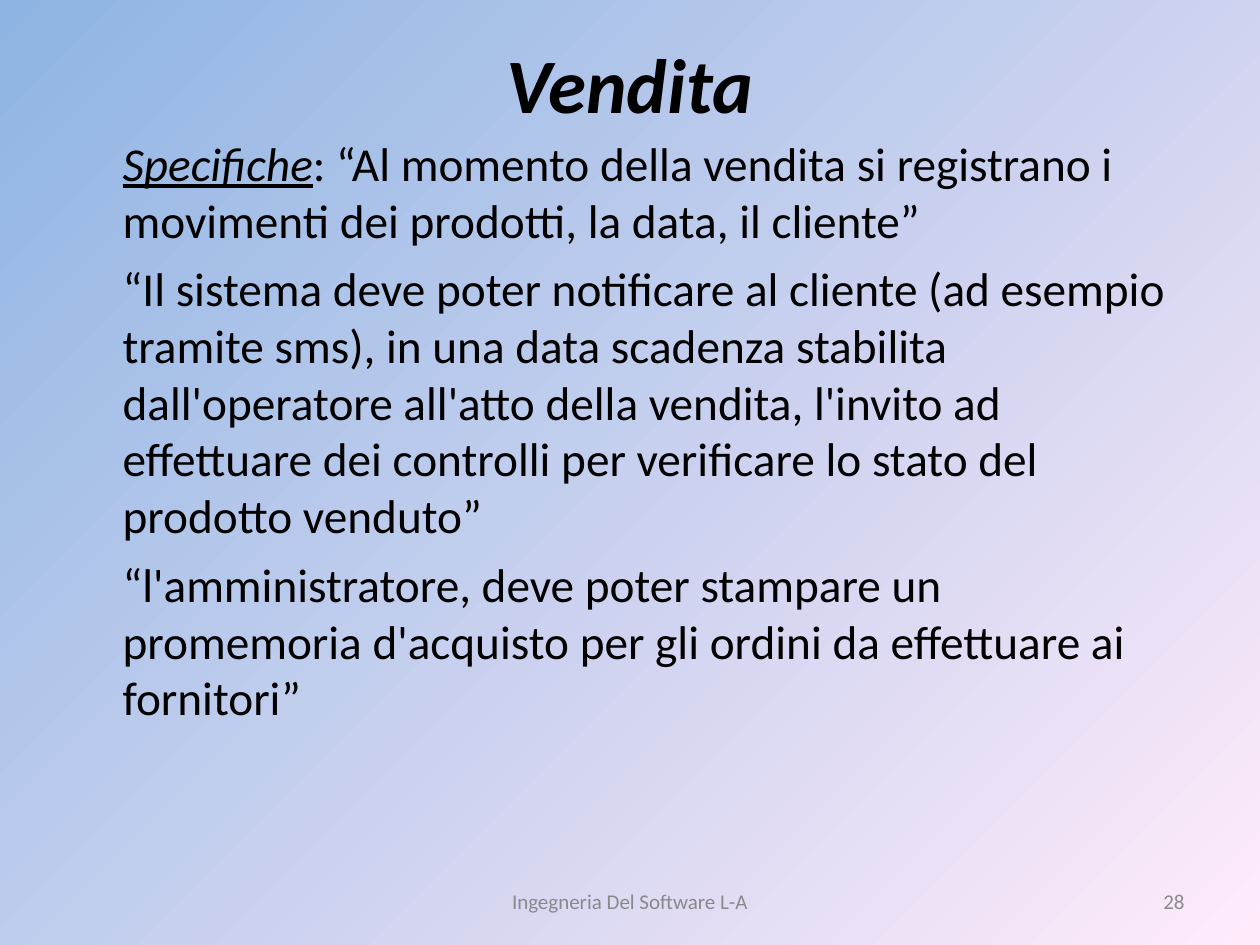
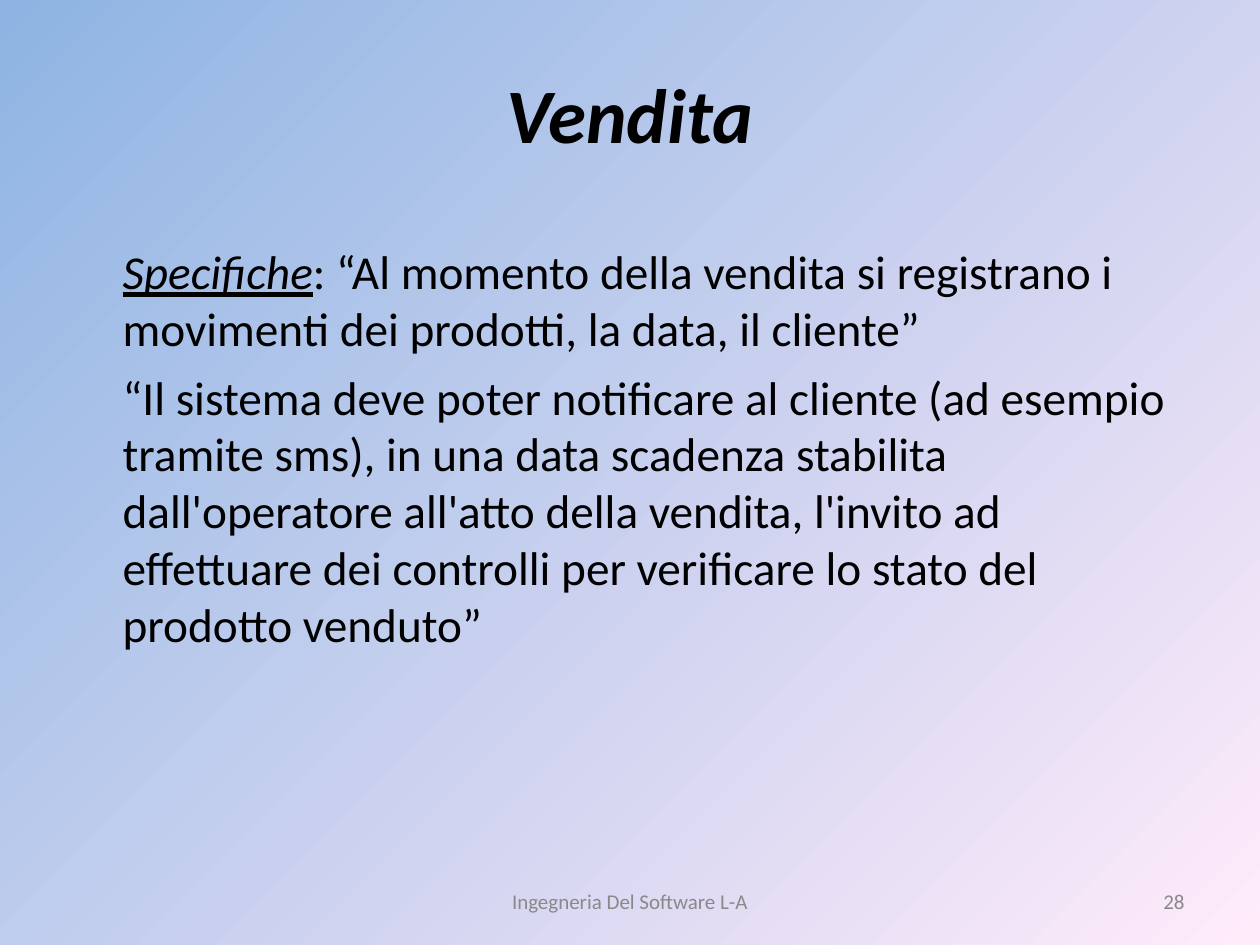
Before and after one commit to liannario/ingsoftbo, a slide deck: slide 28 of ViaggiateSicuri.ppt. Drawn at 1260x945 pixels with LibreOffice and Linux fonts; fonts in the diff are those of the drawing. Boxes give left, top, right and bottom in pixels: in the first picture for what was removed or moved away, otherwise in the second. Text is boxed around its words. In the diff, an @@ line names an element or a change of style, - is before the commit and + after.

```diff
--- a/ViaggiateSicuri.ppt
+++ b/ViaggiateSicuri.ppt
@@ text "Vendita": place and size @@
-text "Vendita" at bbox=[507, 59, 753, 114]
+text "Vendita" at bbox=[507, 89, 753, 144]
@@ text "Specifiche: “Al momento della vendita ...": place and size @@
-text "Specifiche: “Al momento della vendita ..." at bbox=[123, 147, 1165, 716]
+text "Specifiche: “Al momento della vendita ..." at bbox=[123, 255, 1165, 650]
@@ text at bbox=[123, 568, 1124, 716]: paragraph removed @@
-“l'amministratore, deve poter stampare un promemoria d'acquisto per gli ordini da effettuare ai fornitori”
```
Also in this commit, not shown: 2 other slides changed.
